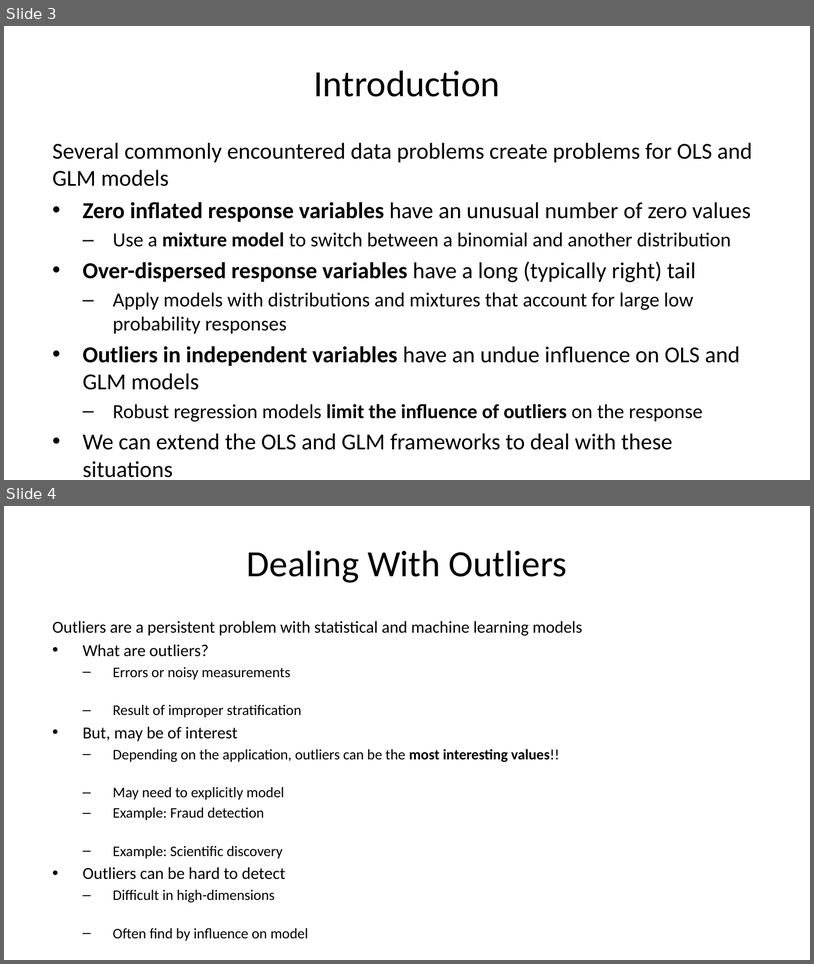
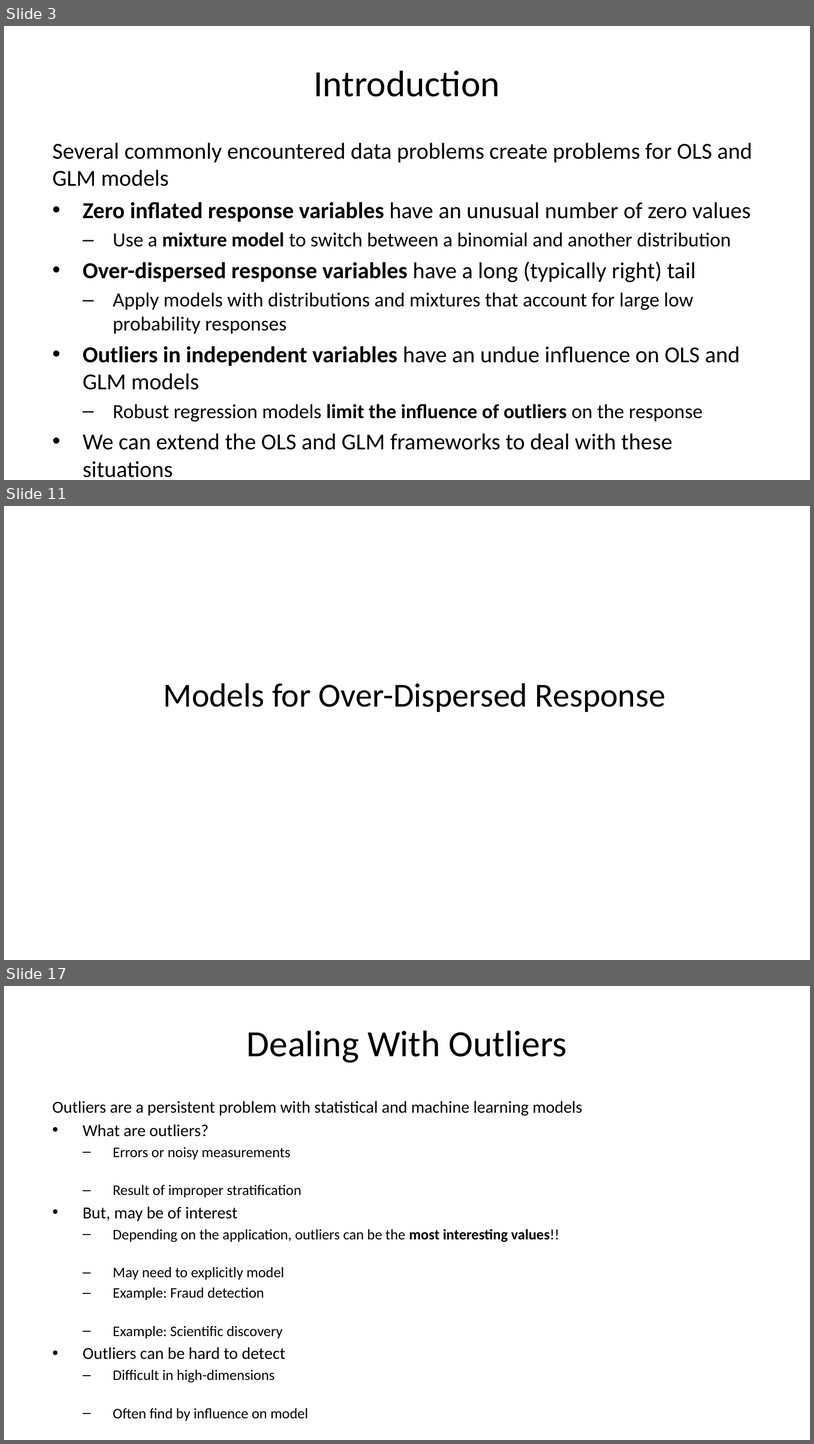
Before and after one commit to StephenElston/CSCI-E-83, a slide deck: LectureSlides/10b_ModelsFor OutliersAndOverdispersion.pptx. Shown one above the other, each under a label of ours: slides 3 and 4 before the commit, slides 3, 11 and 17 after it; the slides between them are not shown. The pictures are 814x964 and 814x1444 pixels, drawn with LibreOffice and Linux fonts; fonts in the diff are those of the drawing. Boxes give left, top, right and bottom in pixels: in the first picture for what was removed or moved away, otherwise in the second. Text is boxed around its words. In the diff, an @@ line names an element or a change of style, - is before the commit and + after.

Commit message:
Added slides on zero-inflated and over-dispersed distributions

```diff
--- a/LectureSlides/10b_ModelsFor OutliersAndOverdispersion.pptx
+++ b/LectureSlides/10b_ModelsFor OutliersAndOverdispersion.pptx
@@ slide 11 added at (x1=4, y1=506, x2=810, y2=960), background #FFFFFF @@
@@ title added at (x1=163, y1=683, x2=666, y2=712), 30 pt, text #000000 @@
+Models for Over-Dispersed Response
@@ what was slide 4 is now slide 17 @@
```
Also in this commit, not shown: 12 other slides added.
